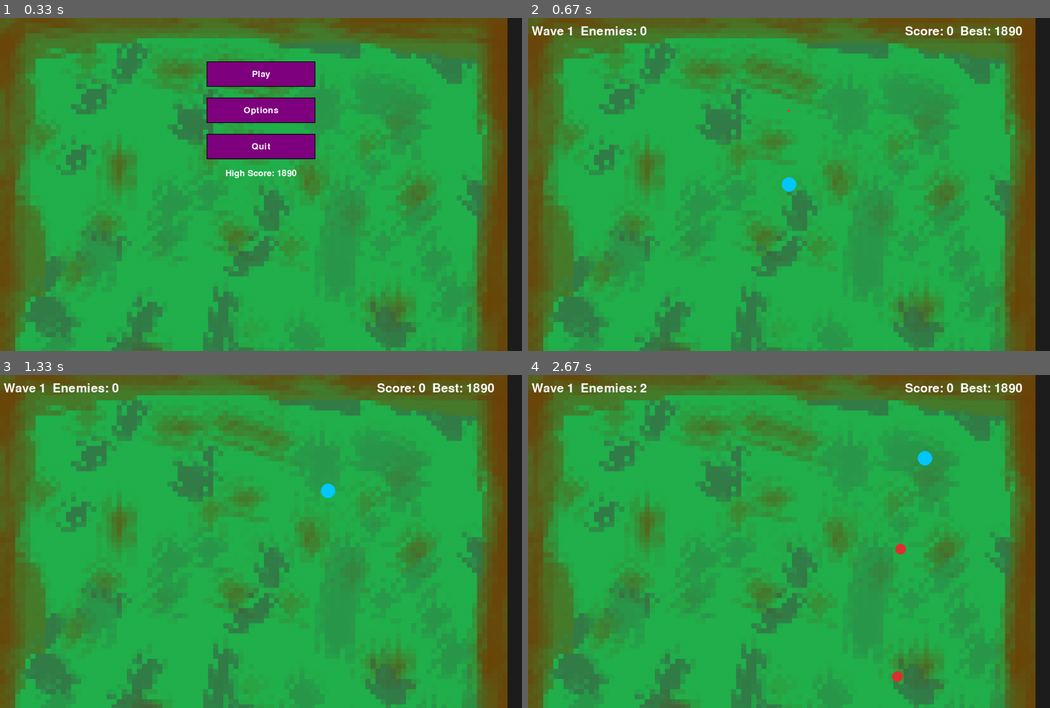
Above: before the commit, frames 1-4 (two rows, left to right).
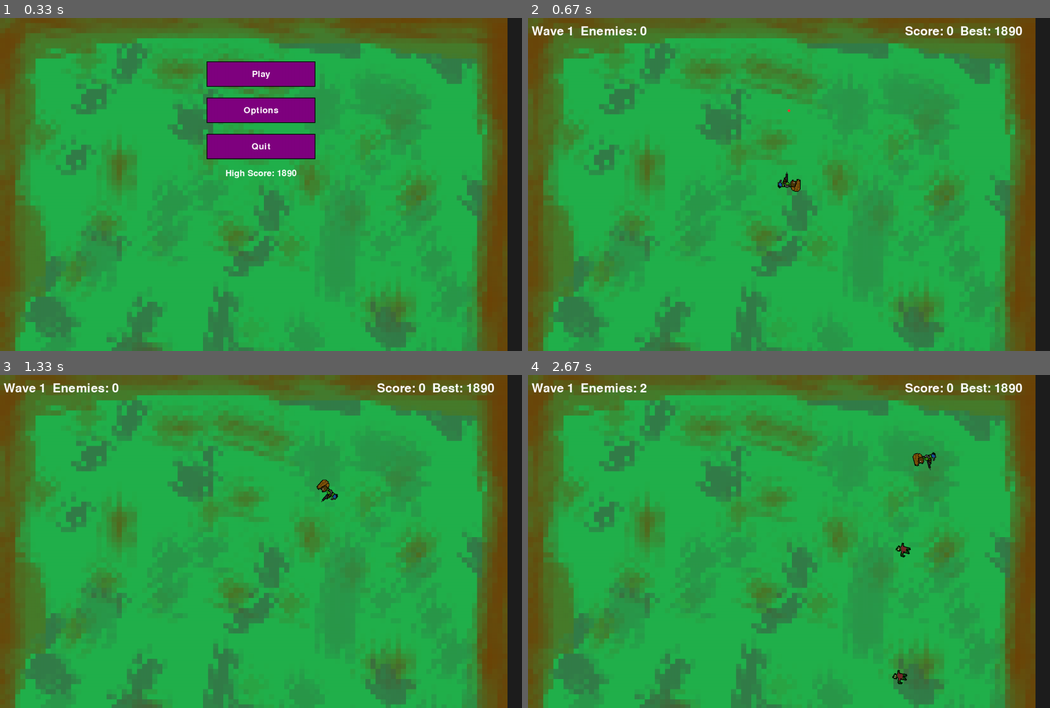
Above: after the commit, the same moments.

Repository: heroa028/Pygame_Fordypning
Game: pygame game, started from Kode/hoved.py
Same seed, same stepped clock (60 frames per second), same inputs: the game is played once before the commit and once after it.
Inputs (mouse positions are in pixels of both pictures, inside the frame that each line leads up to):
- Up to frame 1 (0.33 s): no input
- Up to frame 2 (0.67 s): click "Play" at 0.38 s
- Up to frame 3 (1.33 s): hold W 0.67-1.13 s; hold Right 0.67-1.13 s; move the mouse to (240, 554) at 0.7 s; hold D from 1.17 s (still down); move the mouse to (266, 564) at 1.2 s
- Up to frame 4 (2.67 s): release D at 1.63 s; hold Up 1.67-1.97 s; move the mouse to (841, 614) at 1.7 s; hold D 2-2.47 s; move the mouse to (627, 618) at 2.03 s; hold Left from 2.5 s (still down); move the mouse to (982, 658) at 2.53 s

Frame 1 is identical in both runs. In frame 2, 0.2% of the frame differs, in the area x 47-53%, y 46-53%; in frame 3, 0.2%; in frame 4, 0.3%, in the area x 69-79%, y 22-93%.

Commit message:
La til .png figurer på zombiene og spilleren.

Diff:
--- a/Kode/hoved.py
+++ b/Kode/hoved.py
@@ -1,56 +1,63 @@
-#Dette importerer og starter alle pygame systemer som, lys display, input etc.
+# Dette importerer og starter alle pygame systemer som, lys display, input etc.
 import pygame
 import sys
 import math
 import random
 import os  # Brukes for å lese/skrive highscore filen
 
-#Loader inn "bibliotekene"
+# Loader inn "bibliotekene"
 pygame.init()
 
 # Screen
-#Disse lager wdindowet på den satte resolusjonen, og setter caption og clock setter fpsen.
+# Disse lager windowet på den satte resolusjonen, og setter caption og clock setter fpsen.
 WIDTH, HEIGHT = 1440, 920
 screen = pygame.display.set_mode((WIDTH, HEIGHT))
 pygame.display.set_caption("Z-urvival")
 clock = pygame.time.Clock()
 
-# Colors¨
-#Lagrer rgb verdier til forskjellige ting som skal ha farger
+# Farger
+# Lagrer rgb verdier til forskjellige ting som skal ha farger
 BG = (30, 30, 30)
-PLAYER_COLOR = (0, 200, 255)
 BULLET_COLOR = (255, 50, 50)
 BUTTON_COLOR = (128, 0, 128)
 HOVER_COLOR = (100, 170, 220)
 TEXT_COLOR = (255, 255, 255)
 BG_IMAGE = pygame.image.load("Bakgrunner/Background.png").convert()
 
-# Denne loader defualt fonten i str 36
+# Laster inn spiller- og zombiebilder
+# convert_alpha() bevarer gjennomsiktigheten i PNG-filer
+player_img_orig = pygame.image.load("Karakterer/player.png").convert_alpha()
+player_img_orig = pygame.transform.scale(player_img_orig, (70, 70))
+
+zombie_img_orig = pygame.image.load("Karakterer/zombie.png").convert_alpha()
+zombie_img_orig = pygame.transform.scale(zombie_img_orig, (65, 65))
+
+# Denne loader default fonten i str 36
 font = pygame.font.SysFont(None, 36)
 font_big = pygame.font.SysFont(None, 100)  # Stor font til Game Over teksten
 
-#Enemies.
+# Fiender
 enemies = []
 wave = 1  # Wave setter hvilken wave man starter på.
-enemies_to_spawn = 8  # Enemies_to_spawn setter hvor mange som spawner på første wave (etter det blir det flere og flere (5+ wave nummer * 3))
+enemies_to_spawn = 8  # Enemies_to_spawn setter hvor mange som spawner på første wave
 spawn_timer = 0  # spawn_timer teller hvor mange frames siden siste spawn
-SPAWN_INTERVAL = 60  # spawner en fiende hvert 60/60fps aka 1 sek
-
-# Player
-player_pos = [WIDTH // 2, HEIGHT // 2] #Dette er posisjonen spilleren spawner på
-player_radius = 20 #Radiusen til spilleren
-speed = 5 #Hvor mange piksler den beveger seg per frame
-player_x = WIDTH // 2 # x posisjonen
-player_y = HEIGHT // 2 # y posisjonen
-
-player = pygame.Rect(WIDTH // 2, HEIGHT // 2, player_radius * 2 , player_radius * 2)
-
-# Bullets list
+SPAWN_INTERVAL = 60  # Spawner en fiende hvert 60/60fps aka 1 sek
+
+# Spiller
+player_pos = [WIDTH // 2, HEIGHT // 2]  # Posisjonen spilleren spawner på
+player_radius = 20  # Radiusen til spilleren
+speed = 5  # Hvor mange piksler den beveger seg per frame
+player_x = WIDTH // 2  # x posisjonen
+player_y = HEIGHT // 2  # y posisjonen
+
+player = pygame.Rect(WIDTH // 2, HEIGHT // 2, player_radius * 2, player_radius * 2)
+
+# Kule-liste
 bullets = []
-bullet_speed = 12 # pixler hver frame
-bullet_radius = 4 # radiusen på kulen
-
-# Variables
+bullet_speed = 12  # Piksler per frame
+bullet_radius = 4  # Radiusen på kulen
+
+# Variabler
 Meny = True
 GameOver = False  # Holder styr på om spillet er over
 
@@ -95,24 +102,23 @@
     GameOver = False
     Meny = True
 
-# Button class
- # Lagrer tekst og lager en rect for område til MENYEN
+# Knapp-klasse
+# Lagrer tekst og lager en rect for område til MENYEN
 class Button:
     def __init__(self, text, x, y, w, h):
         self.text = text
         self.rect = pygame.Rect(x, y, w, h)
 
-# lager knappene, gjør de lilla men blå på "Hover"
+    # Lager knappene, gjør de lilla men blå på "Hover"
     def draw(self, surface):
         color = HOVER_COLOR if self.rect.collidepoint(pygame.mouse.get_pos()) else BUTTON_COLOR
         pygame.draw.rect(surface, color, self.rect)
         pygame.draw.rect(surface, (0, 0, 0), self.rect, 2)
-
         text_surf = font.render(self.text, True, TEXT_COLOR)
         text_rect = text_surf.get_rect(center=self.rect.center)
         surface.blit(text_surf, text_rect)
 
-# Gjør den True hvis man venstre klikker mens man er over knappen
+    # Gjør den True hvis man venstre klikker mens man er over knappen
     def clicked(self, event):
         return (
             event.type == pygame.MOUSEBUTTONDOWN
@@ -120,7 +126,7 @@
             and self.rect.collidepoint(event.pos)
         )
 
-# Her velger den en random del av kanten til skjermen. hver fiende/enemy har x og y verdi, radius og speed.
+# Her velger den en random del av kanten til skjermen. Hver fiende har x og y verdi, radius og speed.
 def spawn_enemy():
     side = random.choice(["top", "bottom", "left", "right"])
     if side == "top":    x, y = random.randint(0, WIDTH), -20
@@ -129,7 +135,7 @@
     if side == "right":  x, y = WIDTH + 20, random.randint(0, HEIGHT)
     enemies.append({"x": x, "y": y, "radius": 15, "speed": 6})
 
-    # Denne kjører hver eneste frame og hvis det forsatt er noen fiender som må spawne så teller den hvor mange frames mellom hver spawn. den sjekker også om "Waven" er ferdig og hvis den er det lager den en ny kø med flere fiender for neste "wave"
+# Denne kjører hver eneste frame og håndterer spawning og wave-systemet
 def wave_update():
     global enemies_to_spawn, spawn_timer, wave
     if enemies_to_spawn > 0:
@@ -152,11 +158,25 @@
             e["x"] += (dx / dist) * e["speed"]
             e["y"] += (dy / dist) * e["speed"]
 
-# Tegner hver fiende på skjermen
-# Denne går gjennom alle fiender og tegner en rød sirkel på posisjonen dems.
+# Tegner hver zombie rotert slik at den alltid peker mot spilleren
 def draw_enemies():
     for e in enemies:
-        pygame.draw.circle(screen, (220, 50, 50), (int(e["x"]), int(e["y"])), e["radius"])
+        dx = player_pos[0] - e["x"]
+        dy = player_pos[1] - e["y"]
+        angle = -math.degrees(math.atan2(dy, dx))
+        rotated = pygame.transform.rotate(zombie_img_orig, angle)
+        rect = rotated.get_rect(center=(int(e["x"]), int(e["y"])))
+        screen.blit(rotated, rect.topleft)
+
+# Tegner spilleren rotert slik at den alltid peker mot musepekeren
+def draw_player():
+    mouse_x, mouse_y = pygame.mouse.get_pos()
+    dx = mouse_x - player_pos[0]
+    dy = mouse_y - player_pos[1]
+    angle = -math.degrees(math.atan2(dy, dx)) + 180  # +180 snur spilleren 180 grader
+    rotated = pygame.transform.rotate(player_img_orig, angle)
+    rect = rotated.get_rect(center=(player_pos[0], player_pos[1]))
+    screen.blit(rotated, rect.topleft)
 
 # Sjekker om en kule treffer en fiende ved å måle avstanden mellom dem
 # Når en fiende dør får spilleren 10 poeng, og highscoren oppdateres hvis den slås
@@ -189,7 +209,7 @@
         if dist < player_radius + e["radius"]:
             GameOver = True
 
-# Denne lager knapper på forskjellige "Kordinater" på siden med ulik bredde og høyde. (y,x,bredde,høyde)
+# Denne lager knapper på forskjellige koordinater på siden med ulik bredde og høyde (x, y, bredde, høyde)
 buttons = [
     Button("Play", 570, 120, 300, 70),
     Button("Options", 570, 220, 300, 70),
@@ -202,10 +222,10 @@
     Button("Quit", 570, 630, 300, 70)
 ]
 
-# Game loop
+# Spilløkke
 # Her kjører alt på 60fps og alt som er under skjer hver eneste frame (60 ganger i sekundet)
 while True:
-# for event in pygame.event.get(): sjekker for ting som skjer i framen den sjekker. feks museknapp, keyboard, eller krysse ut vinduet.
+    # for event in pygame.event.get(): sjekker for ting som skjer i framen den sjekker, feks museknapp, keyboard, eller krysse ut vinduet.
     for event in pygame.event.get():
         if event.type == pygame.QUIT:
             pygame.quit()
@@ -214,7 +234,6 @@
             for button in buttons:
                 if button.clicked(event):
                     print(f"{button.text} clicked!")
-
                     if button.text == "Quit":
                         pygame.quit()
                         sys.exit()
@@ -233,80 +252,69 @@
                         sys.exit()
 
         if Meny == False and GameOver == False:
-            # Shoot bullet on mouse click
+            # Skyter kule ved museklikk
             if event.type == pygame.MOUSEBUTTONDOWN:
-                if event.button == 1:  # Left click
+                if event.button == 1:  # Venstre klikk
                     mouse_x, mouse_y = event.pos
                     dx = mouse_x - player_pos[0]
                     dy = mouse_y - player_pos[1]
                     distance = math.hypot(dx, dy)
                     if distance == 0:
                         distance = 1
-                    # Normalize direction
+                    # Normaliserer retningen
                     dx /= distance
                     dy /= distance
                     bullets.append({"pos": player_pos[:], "dir": (dx, dy)})
 
-    # Keybinds
-    # Sier seg selv litt men endrer x/y verdien når man klikker en viss tast
+    # Tastetrykk
+    # Sier seg selv litt, men endrer x/y verdien når man klikker en viss tast
     if Meny == False and GameOver == False:
         keys = pygame.key.get_pressed()
-        if keys[pygame.K_w]:
-                player_y -= speed
-        if keys[pygame.K_s]:
-                player_y += speed
-        if keys[pygame.K_d]:
-                player_x += speed
-        if keys[pygame.K_a]:
-                player_x -= speed
-        if keys[pygame.K_UP]:
-                player_y -= speed
-        if keys[pygame.K_DOWN]:
-                player_y += speed
-        if keys[pygame.K_RIGHT]:
-                player_x += speed
-        if keys[pygame.K_LEFT]:
-                player_x -= speed
-        if keys[pygame.K_ESCAPE]:
-                Meny = True
-    # Move bullets
-    # Denne beveger kulene i riktig retining og sletter de når de forsvinner av skjermen.
+        if keys[pygame.K_w]:      player_y -= speed
+        if keys[pygame.K_s]:      player_y += speed
+        if keys[pygame.K_d]:      player_x += speed
+        if keys[pygame.K_a]:      player_x -= speed
+        if keys[pygame.K_UP]:     player_y -= speed
+        if keys[pygame.K_DOWN]:   player_y += speed
+        if keys[pygame.K_RIGHT]:  player_x += speed
+        if keys[pygame.K_LEFT]:   player_x -= speed
+        if keys[pygame.K_ESCAPE]: Meny = True
+
+    # Beveger kulene i riktig retning og sletter de når de forsvinner av skjermen
     for bullet in bullets[:]:
         bullet["pos"][0] += bullet["dir"][0] * bullet_speed
         bullet["pos"][1] += bullet["dir"][1] * bullet_speed
-
-        # fjerner kulene når de forsvinner av skjermen
+        # Fjerner kulene når de forsvinner av skjermen
         if (bullet["pos"][0] < 0 or bullet["pos"][0] > WIDTH or
             bullet["pos"][1] < 0 or bullet["pos"][1] > HEIGHT):
             bullets.remove(bullet)
 
     # Oppdaterer kun spillet hvis man ikke er på menyen eller game over skjermen
     if Meny == False and GameOver == False:
-        wave_update()    # håndterer "spawningen" og "wave" systemet
-        update_enemies()  # Oppdaterer posisjonen til alle fiender
-        check_bullet_enemy_collision()  # Sjekker kollisjoner mellom kuler og fiender
-        check_player_enemy_collision()  # Sjekker om spilleren er truffet av en fiende
-
-    # Draw
-    screen.fill(BG) # lager bakgrunnen med fargen (BG)
-    screen.blit(BG_IMAGE, (0,0))
+        wave_update()                     # Håndterer spawning og wave-systemet
+        update_enemies()                  # Oppdaterer posisjonen til alle fiender
+        check_bullet_enemy_collision()    # Sjekker kollisjoner mellom kuler og fiender
+        check_player_enemy_collision()    # Sjekker om spilleren er truffet av en fiende
+
+    # Tegning
+    screen.fill(BG)  # Lager bakgrunnen med fargen BG
+    screen.blit(BG_IMAGE, (0, 0))
+
     if Meny:
         for button in buttons:
-            button.draw(screen) # Lager meny knappene
-        # Viser highscoren på menyen nederst i midten
+            button.draw(screen)  # Lager meny-knappene
+        # Viser highscoren på menyen
         hs_surf = font.render(f"High Score: {high_score}", True, TEXT_COLOR)
         hs_rect = hs_surf.get_rect(center=(WIDTH // 2, 430))
         screen.blit(hs_surf, hs_rect)
 
-    # Player
     if Meny == False and GameOver == False:
-        pygame.draw.circle(screen, PLAYER_COLOR, player_pos, player_radius) # Tegner spilleren
-        draw_enemies()  # Tegner alle fiender
-        #Enemies
-        font = pygame.font.SysFont(None, 50) # tegner teksten for hvilken wave det er / hvor mange fiender det er
-        screen.blit(font.render(f"Wave {wave}  Enemies: {len(enemies)}", True, (255,255,255)), (10, 20))
+        draw_player()   # Spiller-PNG, rotert mot musepekeren
+        draw_enemies()  # Zombie-PNGer, hver rotert mot spilleren
+        font = pygame.font.SysFont(None, 50)  # Tegner teksten for hvilken wave det er / hvor mange fiender det er
+        screen.blit(font.render(f"Wave {wave}  Enemies: {len(enemies)}", True, (255, 255, 255)), (10, 20))
         # Viser nåværende score og highscore øverst til høyre
-        screen.blit(font.render(f"Score: {score}  Best: {high_score}", True, (255,255,255)), (WIDTH - 400, 20))
+        screen.blit(font.render(f"Score: {score}  Best: {high_score}", True, (255, 255, 255)), (WIDTH - 400, 20))
 
     # Tegner Game Over skjermen med score, highscore og knapper
     if GameOver == True:
@@ -320,13 +328,13 @@
         for button in gameover_buttons:
             button.draw(screen)  # Tegner Meny og Quit knappene
 
-     # Denne holder spilleren på skjermen
+    # Denne holder spilleren på skjermen
     player_x = max(0, min(WIDTH - player_radius, player_x))
     player_y = max(0, min(HEIGHT - player_radius, player_y))
     player_pos[0] = player_x
     player_pos[1] = player_y
 
-    # Bullets
+    # Kuler
     for bullet in bullets:
         pygame.draw.circle(screen, BULLET_COLOR,
                            (int(bullet["pos"][0]), int(bullet["pos"][1])), bullet_radius)
